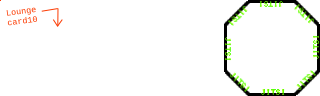
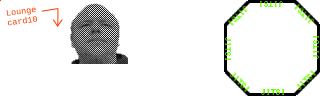
Layered file, before and after one edit (320×96). Changes by layer:
renamed "Paint Layer 1" to "fpletz", moved it above "jitsi", painted on it over [70, 3, 128, 64]
renamed "Paint Layer 2(pasted)" to "jitsi", painted on it over [70, 3, 128, 64]
